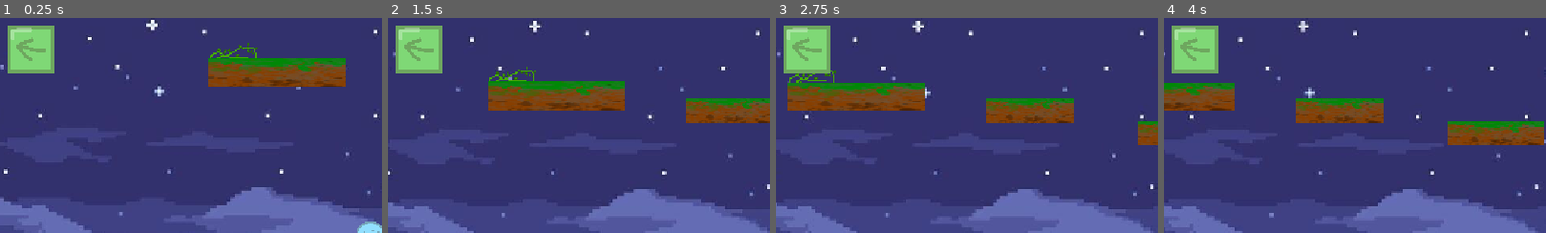
Above: before the commit, frames 1-4 (left to right).
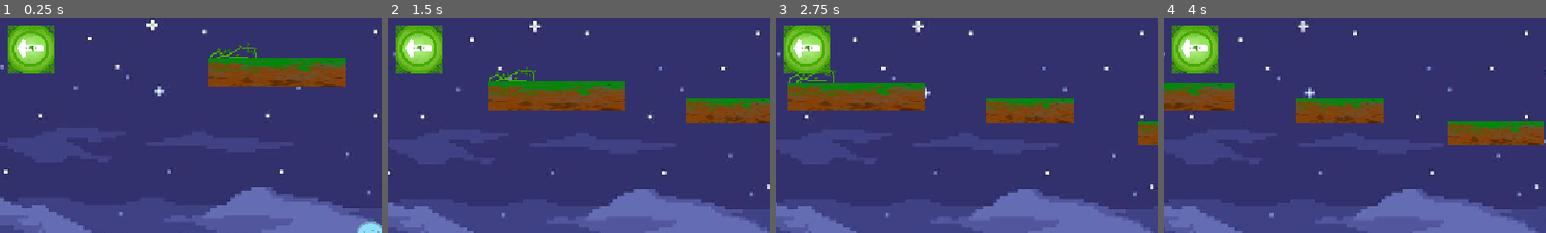
Above: after the commit, the same moments.

Repository: Guyiy1324/Jumpe-r-r-r-r-r-r-r-r
Game: Godot game, scene res://Scenes/map.tscn
Same seed, same stepped clock (60 frames per second), same inputs: the game is played once before the commit and once after it. This scene is started directly instead of the project's main scene.
Inputs (mouse positions are % of the whole screen's width and height, from its top left):
- Up to frame 1 (0.25 s): no input
- Up to frame 2 (1.5 s): move the mouse to (72, 45) at 0.52 s; hold Right (ui_right) from 0.53 s (still down); tap Space (Jump) at 0.77 s; move the mouse to (30, 55) at 1.27 s
- Up to frame 3 (2.75 s): tap Space (Jump) at 1.52 s; move the mouse to (60, 28) at 2.02 s; release Right (ui_right) at 2.03 s; hold Left (ui_left) from 2.03 s (still down)
- Up to frame 4 (4 s): move the mouse to (45, 70) at 2.77 s; release Left (ui_left) at 2.78 s; hold Right (ui_right) from 2.78 s (still down); tap Space (Jump) at 3.02, 3.77 s; move the mouse to (80, 65) at 3.52 s
The pictures show only the part of the screen within x 2-52%, y 1-51%; the shares and areas given below are measured in that part.

The runs differ from the first frame. In frame 1, 2.7% of the frame differs, in the area x 2-15%, y 3-26%; in frame 2, 2.7%; in frame 3, 2.7%; in frame 4, 2.7%.

Commit message:
Update map.tscn

Diff:
--- a/jump-e-r/Scenes/map.tscn
+++ b/jump-e-r/Scenes/map.tscn
@@ -1,14 +1,14 @@
 [gd_scene load_steps=16 format=3 uid="uid://bpgrtefjqp3k7"]
 
 [ext_resource type="Texture2D" uid="uid://bok0r4vdxd48i" path="res://Assets/Dirt.png" id="1_c7s6e"]
-[ext_resource type="PackedScene" path="res://Scenes/instantiantor.tscn" id="2_q0mm3"]
+[ext_resource type="PackedScene" uid="uid://df115ednb6skn" path="res://Scenes/instantiantor.tscn" id="2_q0mm3"]
+[ext_resource type="Texture2D" uid="uid://rc6u8hrpf8h8" path="res://Assets/Main menu button.png" id="3_q6lx1"]
 [ext_resource type="AudioStream" uid="uid://de1qtw4ufhiw3" path="res://Assets/Audio Files/Project Rusher - SURR3AL (Noteblock Cover).mp3" id="3_w7jjh"]
 [ext_resource type="PackedScene" uid="uid://b4mqx81580ntb" path="res://Scenes/player.tscn" id="4_myvm1"]
-[ext_resource type="PackedScene" uid="uid://ds3xeopn13qoa" path="res://Scenes/win_condition.tscn" id="5_np2xp"]
+[ext_resource type="PackedScene" path="res://Scenes/win_condition.tscn" id="5_np2xp"]
 [ext_resource type="Script" uid="uid://bf05jcmf7pt3e" path="res://Scripts/area_2d.gd" id="6_np2xp"]
 [ext_resource type="PackedScene" uid="uid://cq3csjm0ri5w3" path="res://Scenes/boucne.tscn" id="7_6q3n4"]
 [ext_resource type="PackedScene" uid="uid://2fmxpxvg26p4" path="res://Scenes/hamburgoer.tscn" id="8_6q3n4"]
-[ext_resource type="Texture2D" uid="uid://wpfv1pditxcr" path="res://Assets/backbutton.png" id="9_back"]
 [ext_resource type="Texture2D" uid="uid://brqtjd6cgsprf" path="res://Assets/game_background.jpg" id="9_background"]
 [ext_resource type="Script" path="res://Scripts/back_to_menu.gd" id="10_back"]
 [ext_resource type="Script" path="res://Scripts/game_background.gd" id="10_background"]
@@ -48,7 +48,7 @@
 offset_right = 112.0
 offset_bottom = 88.0
 tooltip_text = "Back to main menu"
-texture_normal = ExtResource("9_back")
+texture_normal = ExtResource("3_q6lx1")
 ignore_texture_size = true
 stretch_mode = 5
 script = ExtResource("10_back")
